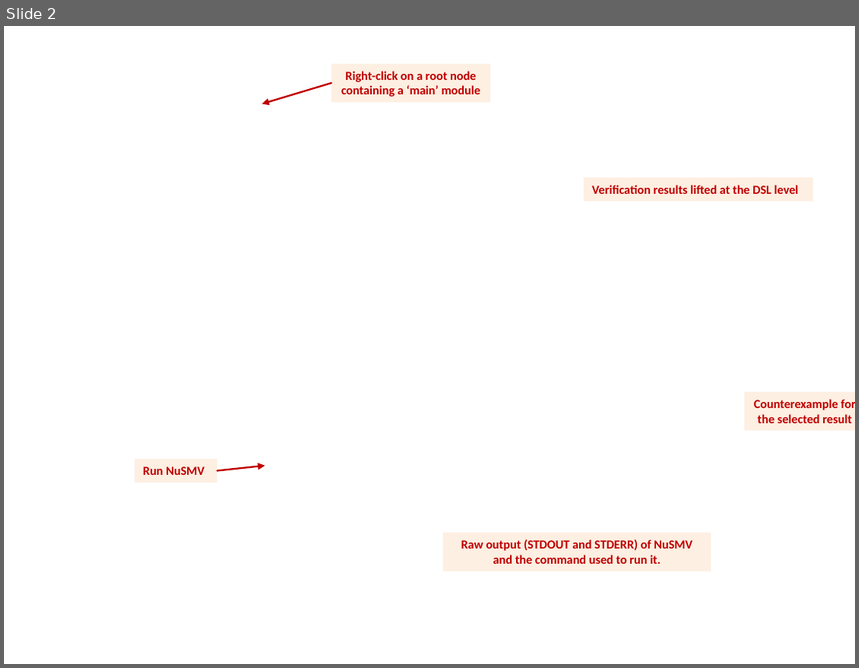
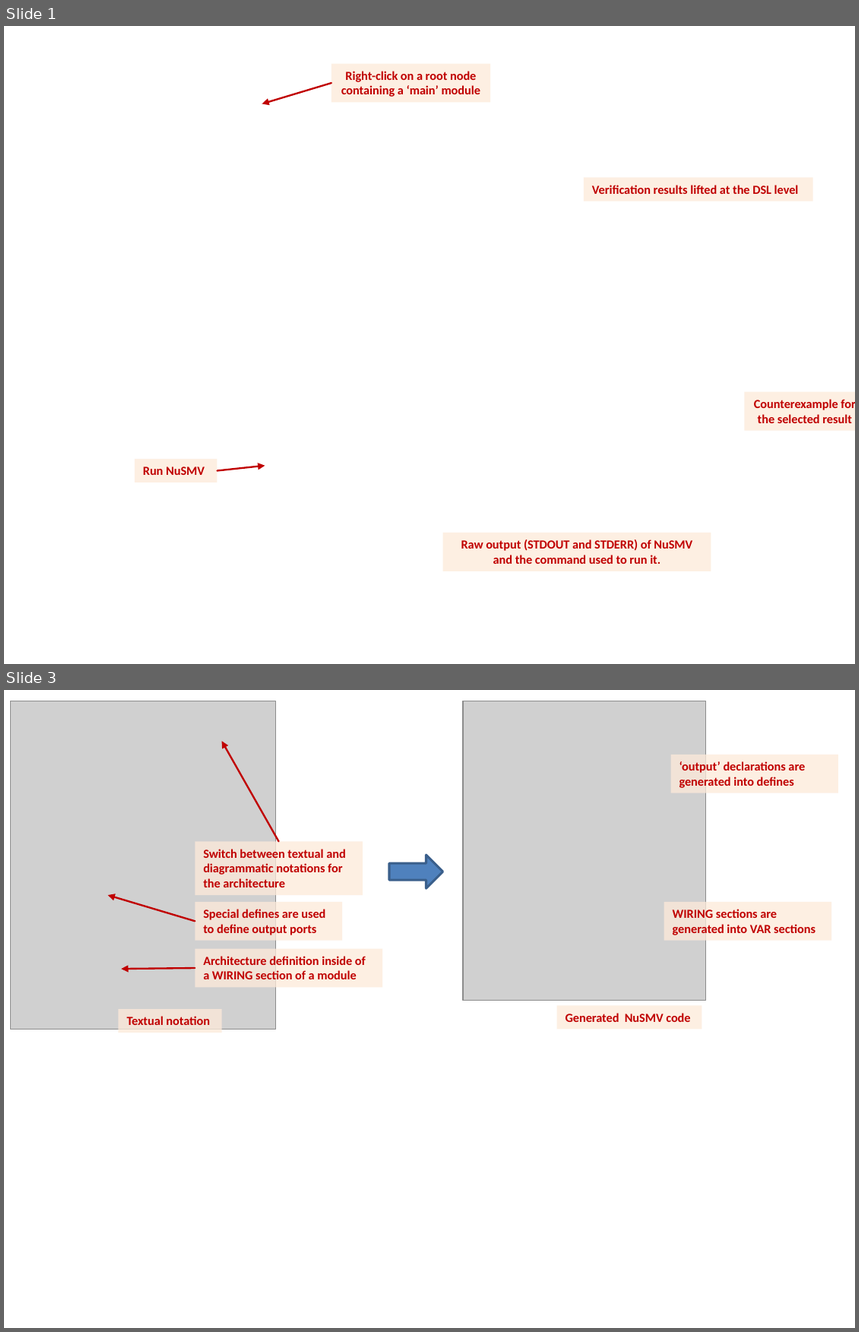
Before and after one commit to mbeddr/mbeddr.formal, a slide deck: docs/figures/figures.pptx. Shown one above the other, each under a label of ours: slide 2 before the commit, slides 1 and 3 after it; the slides between them are not shown. The pictures are 859x668 and 859x1332 pixels, drawn with LibreOffice and Linux fonts; fonts in the diff are those of the drawing; grey boxes stand for pictures; background and template pictures are left out. Boxes give left, top, right and bottom in pixels: in the first picture for what was removed or moved away, otherwise in the second. Text is boxed around its words. In the diff, an @@ line names an element or a change of style, - is before the commit and + after.

```diff
--- a/docs/figures/figures.pptx
+++ b/docs/figures/figures.pptx
@@ slide 3 added at (4, 690, 855, 1328), background #FFFFFF @@
@@ picture added at (11, 701, 275, 1030) @@
@@ picture added at (463, 701, 706, 1001) @@
@@ arrow added from (279, 841) to (222, 741), #C00000 1.5 pt @@
@@ rectangle added at (671, 755, 838, 793), fill #FDEADA at 76% opacity, 10.5 pt, text #C00000, bold @@
+‘output’ declarations are generated into defines
@@ rectangle added at (195, 841, 363, 895), fill #FDEADA at 76% opacity, 10.5 pt, text #C00000, bold @@
+Switch between textual and diagrammatic notations for the architecture
@@ right arrow added at (389, 855, 443, 888), fill #4F81BD, outline #3A5F8C 2 pt @@
@@ arrow added from (195, 922) to (108, 895), #C00000 1.5 pt @@
@@ rectangle added at (195, 902, 342, 940), fill #FDEADA at 76% opacity, 10.5 pt, text #C00000, bold @@
+Special defines are used to define output ports
@@ rectangle added at (664, 902, 832, 940), fill #FDEADA at 76% opacity, 10.5 pt, text #C00000, bold @@
+WIRING sections are generated into VAR sections
@@ rectangle added at (195, 948, 382, 987), fill #FDEADA at 76% opacity, 10.5 pt, text #C00000, bold @@
+Architecture definition inside of
+a WIRING section of a module
@@ arrow added from (195, 968) to (122, 969), #C00000 1.5 pt @@
@@ rectangle added at (557, 1006, 702, 1030), fill #FDEADA at 76% opacity, 10.5 pt, text #C00000, bold @@
+Generated NuSMV code
@@ rectangle added at (118, 1009, 222, 1033), fill #FDEADA at 76% opacity, 10.5 pt, text #C00000, bold @@
+Textual notation
@@ what was slide 2 is now slide 1 @@
```
Also in this commit, not shown: 2 other slides added, 1 slide removed, 10 other files.
